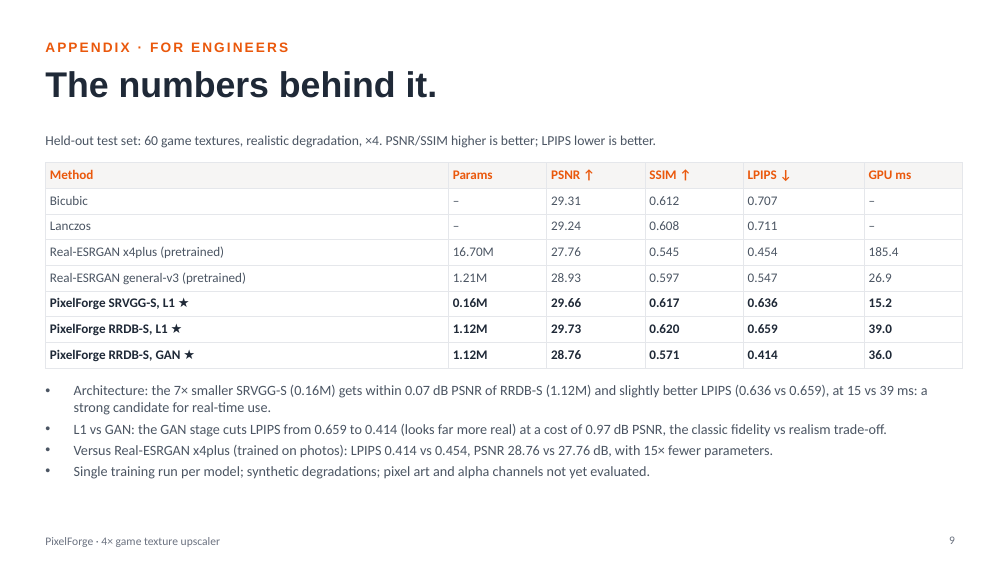
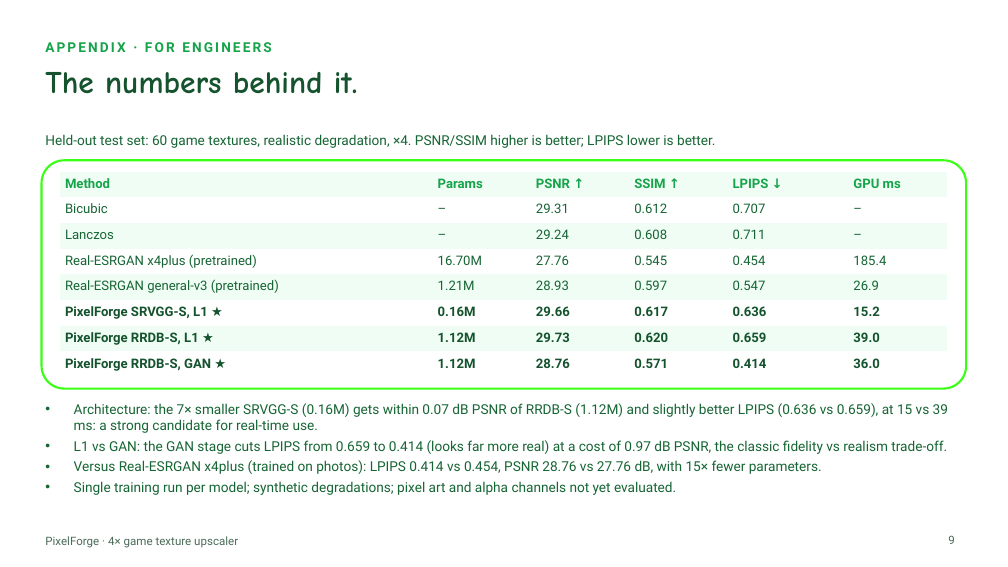
Before and after one commit to Priyanshu-Singh-git/pixelforge, a slide deck: slide 9 of presentation/deck.pptx. Drawn at 1008x567 pixels with LibreOffice and Linux fonts; fonts in the diff are those of the drawing. Boxes give left, top, right and bottom in pixels: in the first picture for what was removed or moved away, otherwise in the second. Text is boxed around its words. In the diff, an @@ line names an element or a change of style, - is before the commit and + after.

```diff
--- a/presentation/deck.pptx
+++ b/presentation/deck.pptx
@@ text "APPENDIX · FOR ENGINEERS" at bbox=[45, 42, 271, 52]: font Arial to Roboto, text colour #EA580C to #16A34A @@
@@ title "The numbers behind it." at bbox=[45, 72, 358, 94]: size 34 to 30 pt, font Arial to Comic Neue, text colour #1F2937 to #14532D @@
@@ text "Held-out test set: 60 game ..." at bbox=[45, 134, 715, 148]: font Calibri to Roboto, text colour #4B5563 to #166534 @@
@@ rounded rectangle added at bbox=[42, 160, 966, 389], fill #FFFFFF, outline #39FF14 2 pt @@
@@ table at bbox=[60, 172, 948, 375] @@
@@ fill #F6F5F4 to #F0FDF4 in row 1 @@
@@ fill #FFFFFF to #F0FDF4 in 18 cells @@
@@ font Calibri to Roboto @@
@@ text colour #EA580C to #16A34A in "Method", "Params", "PSNR ↑", "SSIM ↑" and 2 more places @@
@@ text colour #4B5563 to #166534 in "Bicubic", "–", "29.31", "0.612" and 20 more places @@
@@ text colour #1F2937 to #14532D in "PixelForge SRVGG-S, L1 ★", "0.16M", "29.66", "0.617" and 14 more places @@
@@ borders changed @@
@@ table: place and size @@
-table at bbox=[45, 163, 963, 366]
+table at bbox=[60, 172, 948, 375]
@@ text "Architecture: the 7× smaller SRVGG-S ...": place and size @@
-text "Architecture: the 7× smaller SRVGG-S ..." at bbox=[74, 385, 928, 479]
+text "Architecture: the 7× smaller SRVGG-S ..." at bbox=[74, 403, 948, 495]
@@ text "Architecture: the 7× smaller SRVGG-S ..." at bbox=[74, 403, 948, 495]: size 13.5 to 13 pt, font Calibri to Roboto, text colour #4B5563 to #166534 @@
@@ text "PixelForge · 4× game texture ..." at bbox=[45, 536, 238, 548]: font Calibri to Roboto, text colour #6B7280 to #4B6B58 @@
@@ page number at bbox=[948, 535, 954, 544]: font Calibri to Roboto, text colour #6B7280 to #4B6B58 @@
```
Also in this commit, not shown: 8 other slides changed, 21 other files.
